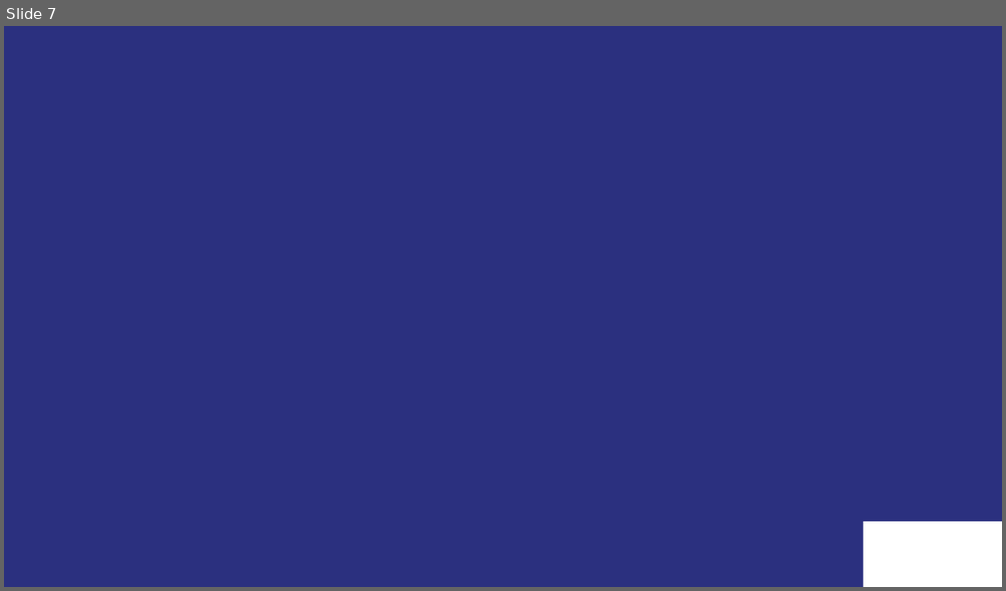
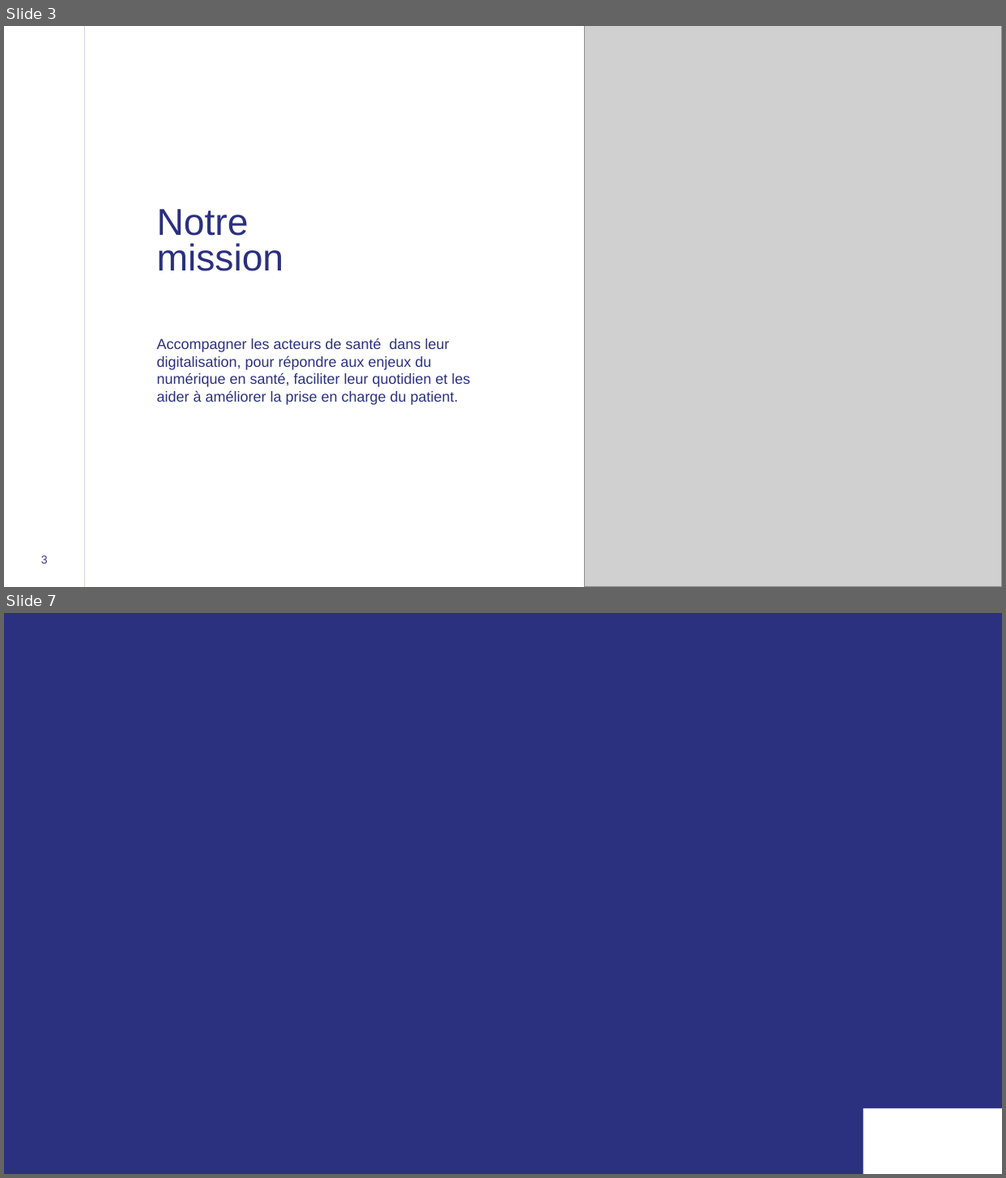
Before and after one commit to PierrePac/miphi, a slide deck: Annexe/Dossier/Présentation1.pptx. Shown one above the other, each under a label of ours: slide 7 before the commit, slides 3 and 7 after it; the slides between them are not shown. The pictures are 1006x591 and 1006x1178 pixels, drawn with LibreOffice and Linux fonts; fonts in the diff are those of the drawing; grey boxes stand for pictures; background and template pictures are left out. Boxes give left, top, right and bottom in pixels: in the first picture for what was removed or moved away, otherwise in the second. Text is boxed around its words. In the diff, an @@ line names an element or a change of style, - is before the commit and + after.

```diff
--- a/Annexe/Dossier/Présentation1.pptx
+++ b/Annexe/Dossier/Présentation1.pptx
@@ slide 3 added at bbox=[4, 26, 1002, 587], background #FFFFFF @@
@@ line added from (85, 26) to (85, 587), #2B307F 0.5 pt @@
@@ picture added at bbox=[584, 26, 1002, 587] @@
@@ text added at bbox=[157, 209, 284, 271], 36 pt, text #2B307F @@
+Notre mission
@@ title added at bbox=[157, 338, 471, 405], 14 pt, text #2B307F @@
+Accompagner les acteurs de santé dans leur digitalisation, pour répondre aux enjeux du numérique en santé, faciliter leur quotidien et les aider à améliorer la prise en charge du patient.
@@ page number added at bbox=[41, 556, 48, 564], 11 pt, text #353886 @@
+3
```
Also in this commit, not shown: 38 slides changed, 2 other slides added, 3 slides removed, 7 other files.
